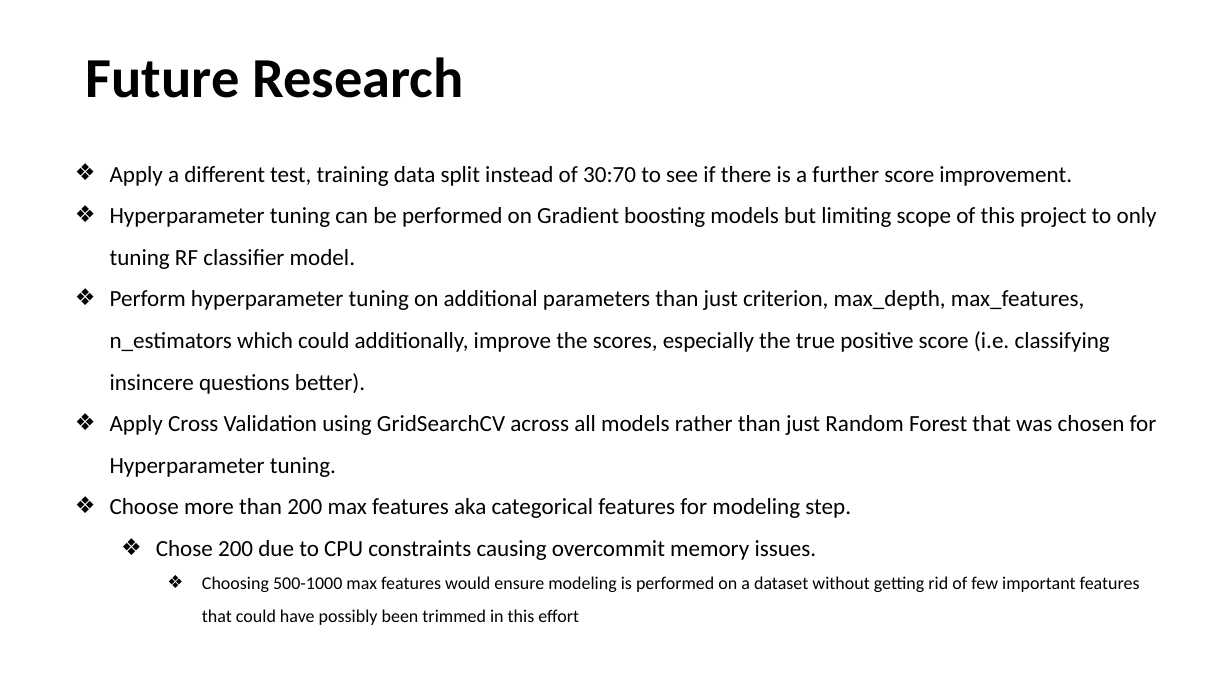
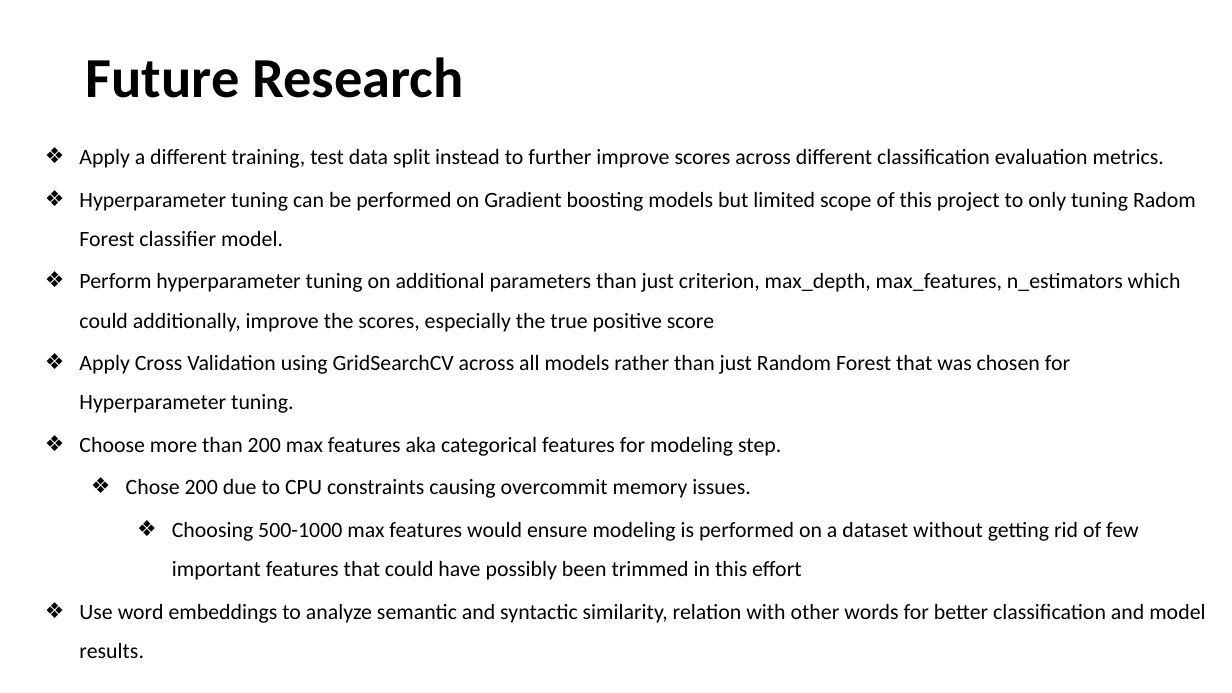
Before and after one commit to shalin4788/Springboard-Do-not-refer-, a slide deck: slide 15 of Capstone Two/reports/Capstone_Presentation.pptx. Drawn at 1232x693 pixels with LibreOffice and Linux fonts; fonts in the diff are those of the drawing. Boxes give left, top, right and bottom in pixels: in the first picture for what was removed or moved away, otherwise in the second. Text is boxed around its words. In the diff, an @@ line names an element or a change of style, - is before the commit and + after.

```diff
--- a/Capstone Two/reports/Capstone_Presentation.pptx
+++ b/Capstone Two/reports/Capstone_Presentation.pptx
@@ text "Apply a different training, test ...": place and size @@
-text "Apply a different training, test ..." at [110, 166, 1157, 625]
+text "Apply a different training, test ..." at [79, 149, 1205, 658]
@@ text at [79, 149, 1196, 332]: text changed; size 18 to 17 pt @@
-❖ Apply a different test, training data split instead of 30:70 to see if there is a further score improvement.
-❖ Hyperparameter tuning can be performed on Gradient boosting models but limiting scope of this project to only tuning RF classifier model.
-❖ Perform hyperparameter tuning on additional parameters than just criterion, max_depth, max_features, n_estimators which could additionally, improve the scores, especially the true positive score (i.e. classifying insincere questions better).
+❖ Apply a different training, test data split instead to further improve scores across different classification evaluation metrics.
+❖ Hyperparameter tuning can be performed on Gradient boosting models but limited scope of this project to only tuning Radom Forest classifier model.
+❖ Perform hyperparameter tuning on additional parameters than just criterion, max_depth, max_features, n_estimators which could additionally, improve the scores, especially the true positive score
@@ text at [79, 355, 1139, 580]: size 18 to 17 pt in "Apply Cross Validation using GridSearchCV across all ...", "Choose more than 200 max features aka ...", "Chose 200 due to CPU constraints causing ..."; size 14 to 17 pt in "Choosing 500-1000 max features would ensure modeling ..."; more space between paragraphs @@
@@ text at [79, 604, 1205, 658]: paragraph added @@
+❖ Use word embeddings to analyze semantic and syntactic similarity, relation with other words for better classification and model results.
```
Also in this commit, not shown: 11 other slides changed, 1 other file.
